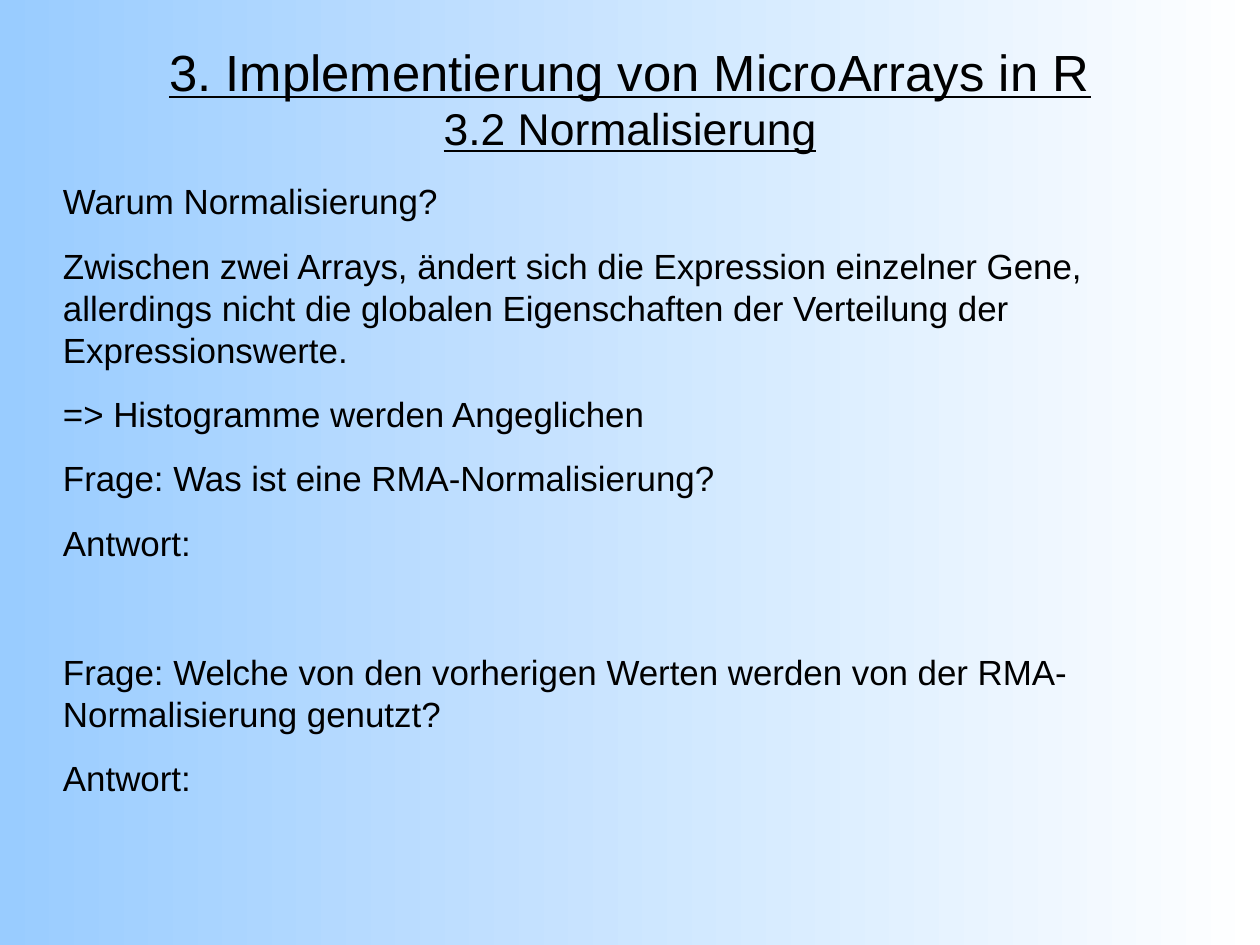
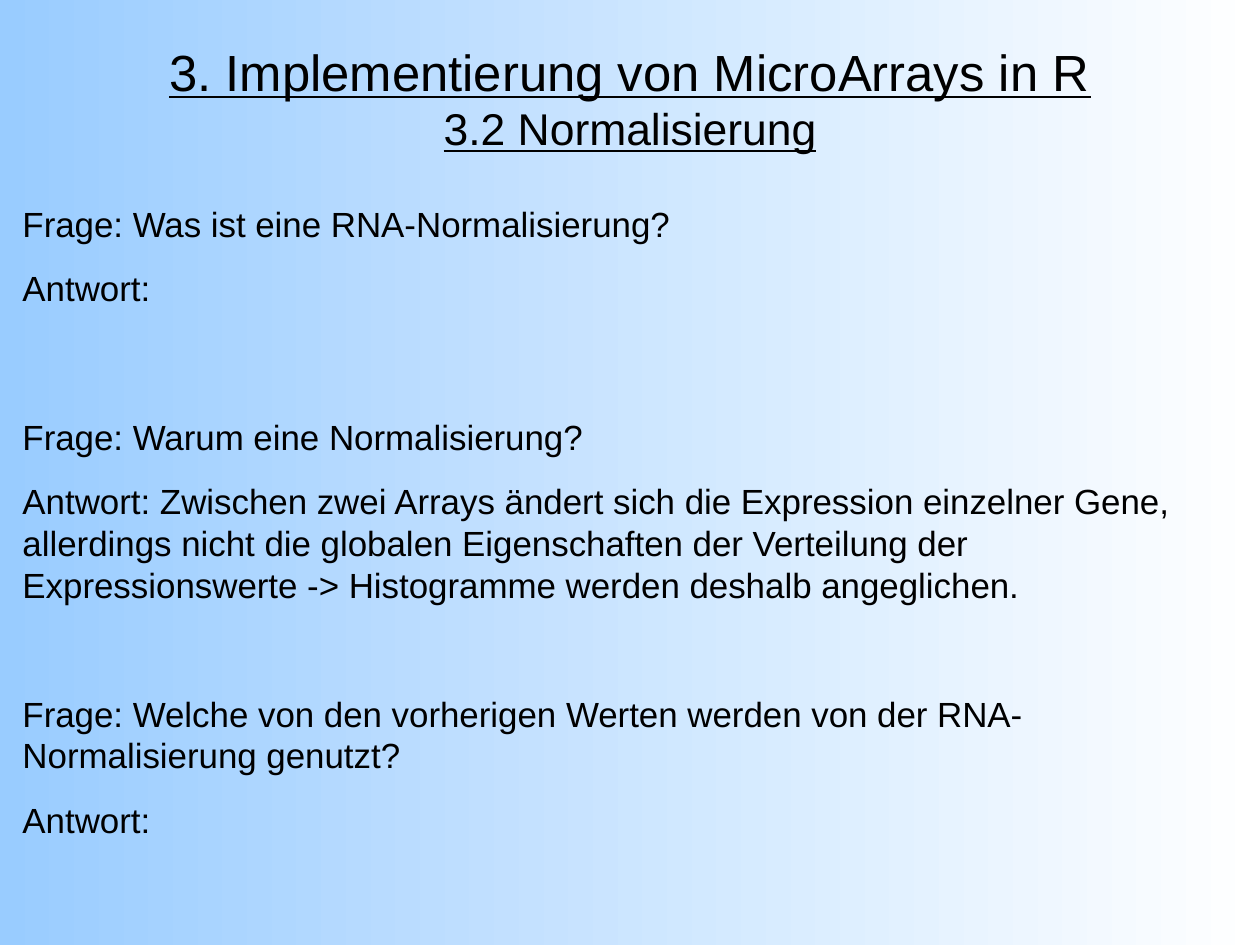
Before and after one commit to emmkey/GenEx, a slide deck: slide 9 of W1 Praesentation.odp. Drawn at 1260x945 pixels with LibreOffice and Linux fonts; fonts in the diff are those of the drawing. Boxes give left, top, right and bottom in pixels: in the first picture for what was removed or moved away, otherwise in the second. Text is boxed around its words. In the diff, an @@ line names an element or a change of style, - is before the commit and + after.

```diff
--- a/W1 Praesentation.odp
+++ b/W1 Praesentation.odp
@@ text "Frage: Was ist eine RNA-Normalisierung?" moved from (x1=63, y1=188, x2=1082, y2=792) to (x1=22, y1=211, x2=1169, y2=834) @@
@@ text at (x1=22, y1=211, x2=670, y2=244): text changed @@
-Warum Normalisierung?
-Zwischen zwei Arrays, ändert sich die Expression einzelner Gene, allerdings nicht die globalen Eigenschaften der Verteilung der Expressionswerte.
-=> Histogramme werden Angeglichen
-Frage: Was ist eine RMA-Normalisierung?
+Frage: Was ist eine RNA-Normalisierung?
@@ text at (x1=22, y1=424, x2=1169, y2=775): text changed @@
-Frage: Welche von den vorherigen Werten werden von der RMA-Normalisierung genutzt?
+Frage: Warum eine Normalisierung?
+Antwort: Zwischen zwei Arrays ändert sich die Expression einzelner Gene, allerdings nicht die globalen Eigenschaften der Verteilung der Expressionswerte -> Histogramme werden deshalb angeglichen.
+Frage: Welche von den vorherigen Werten werden von der RNA-Normalisierung genutzt?
```
Also in this commit, not shown: 9 other slides changed, 1 slide added, 1 slide removed, 1 other file.
